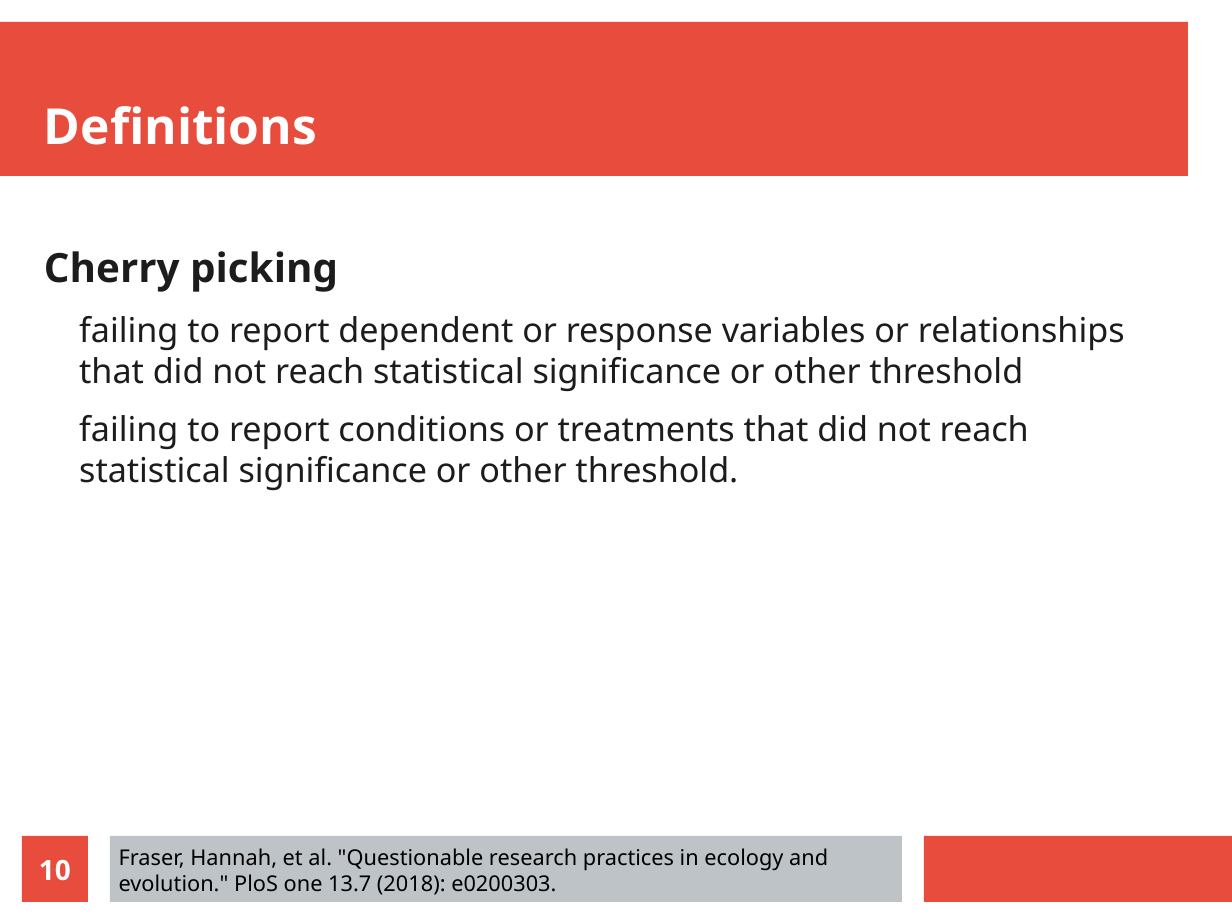
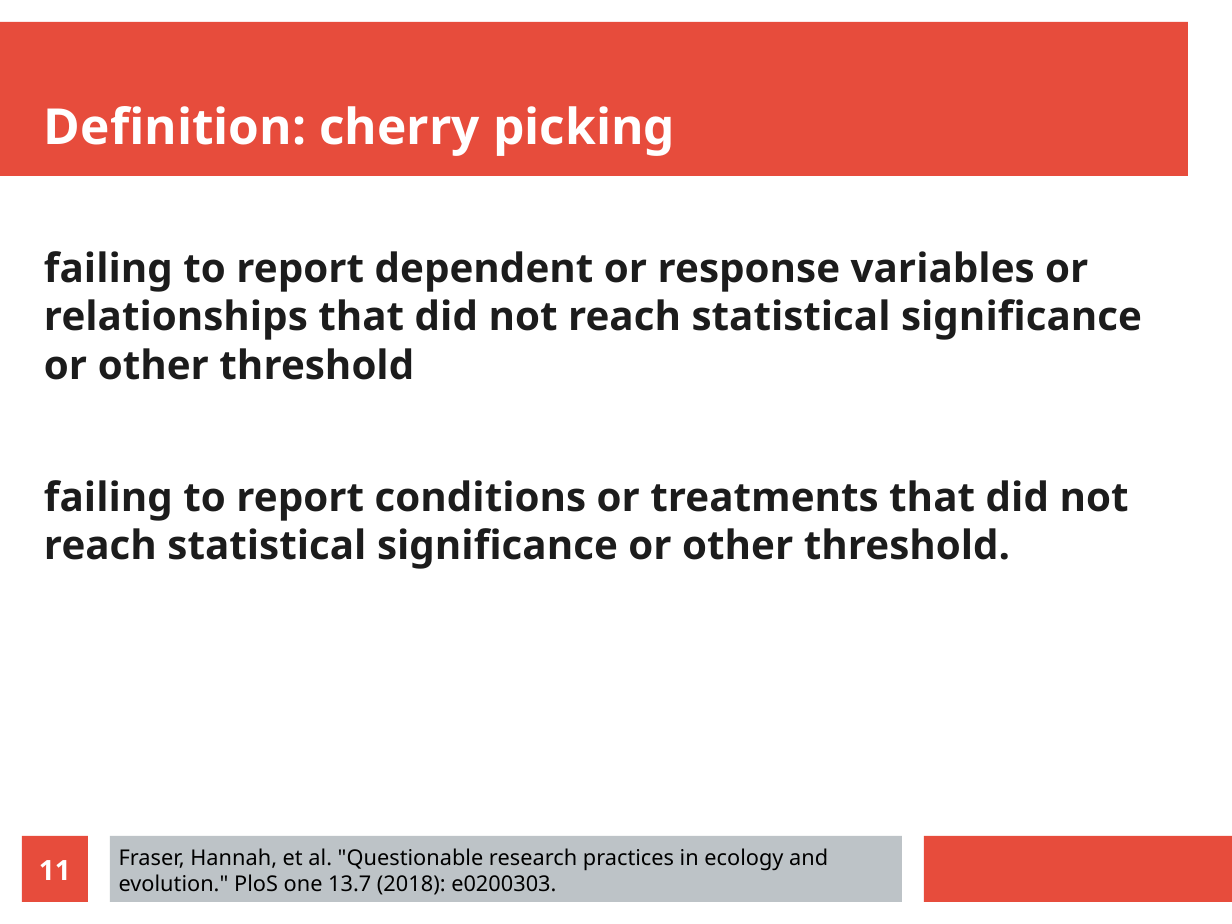
Before and after one commit to richelbilderbeek/open_science_presentation_20211111, a slide deck: slide 11 of open_science_presentation_20211111.odp (slide 10 before the commit). Drawn at 1232x924 pixels with LibreOffice and Linux fonts; fonts in the diff are those of the drawing. Boxes give left, top, right and bottom in pixels: in the first picture for what was removed or moved away, otherwise in the second. Text is boxed around its words. In the diff, an @@ line names an element or a change of style, - is before the commit and + after.

```diff
--- a/open_science_presentation_20211111.odp
+++ b/open_science_presentation_20211111.odp
@@ title at <box>44,106,675,156</box>: text changed @@
-Definitions
+Definition: cherry picking
@@ text at <box>44,251,338,292</box>: paragraph removed @@
-Cherry picking
@@ text "failing to report dependent or ..." at <box>44,251,1142,569</box>: size 22 to 26 pt, bold on; list level 2 to 1 in "failing to report dependent or ..."; list level 2 to 1 in "failing to report conditions or ..." @@
@@ page number at <box>39,860,71,880</box>: text changed @@
-10
+11
```
Also in this commit, not shown: 3 other slides changed, 11 slides added, 4 other files.
